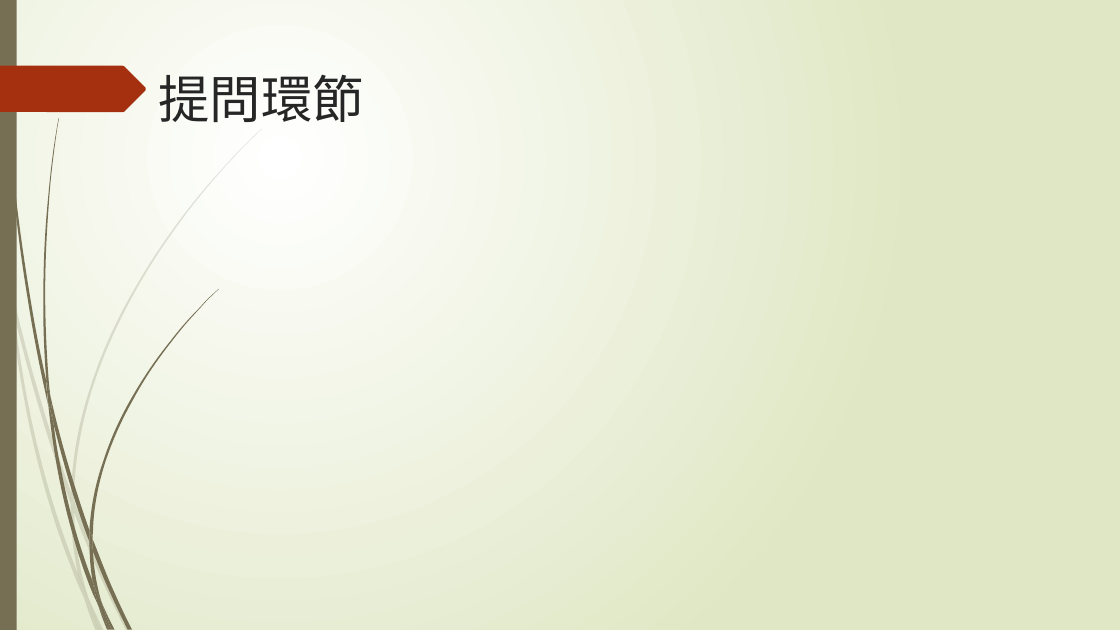
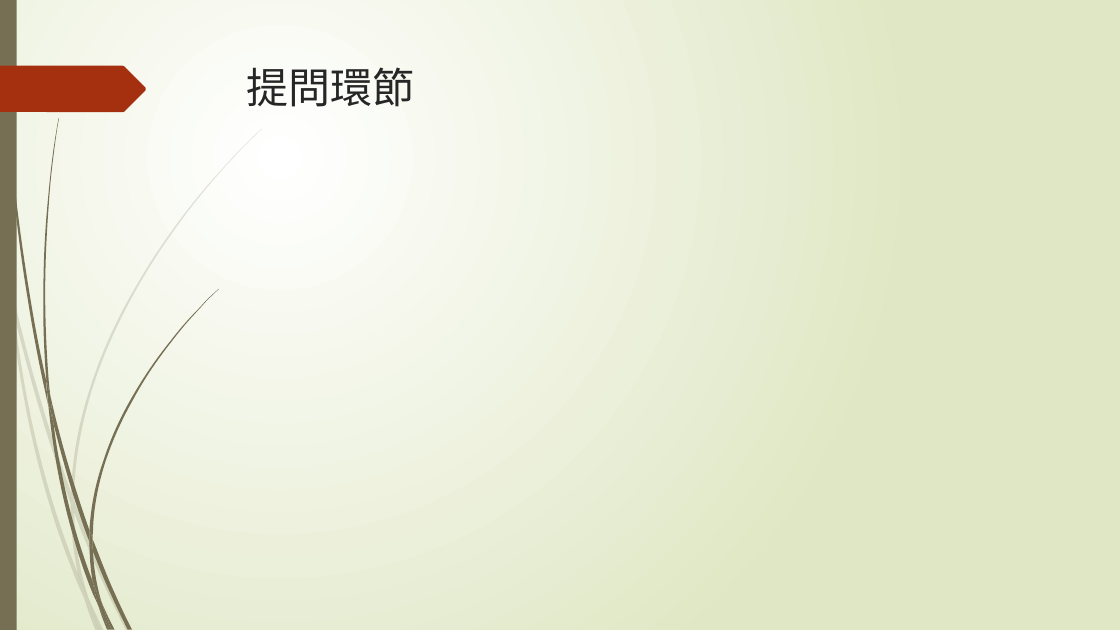
Before and after one commit to NIUWCSP/OTSM, a slide deck: slide 17 of report/以SDR實現OTSM通訊技術.pptx (slide 15 before the commit). Drawn at 1120x630 pixels with LibreOffice and Linux fonts; fonts in the diff are those of the drawing. Boxes give left, top, right and bottom in pixels: in the first picture for what was removed or moved away, otherwise in the second. Text is boxed around its words. In the diff, an @@ line names an element or a change of style, - is before the commit and + after.

```diff
--- a/report/以SDR實現OTSM通訊技術.pptx
+++ b/report/以SDR實現OTSM通訊技術.pptx
@@ title "提問環節": place and size @@
-title "提問環節" at bbox=[159, 74, 364, 122]
+title "提問環節" at bbox=[247, 67, 415, 107]
@@ title "提問環節" at bbox=[247, 67, 415, 107]: size 44 to 36 pt, font Noto Sans CJK JP to Quicksand @@
```
Also in this commit, not shown: 13 other slides changed, 3 slides added, 1 slide removed.
